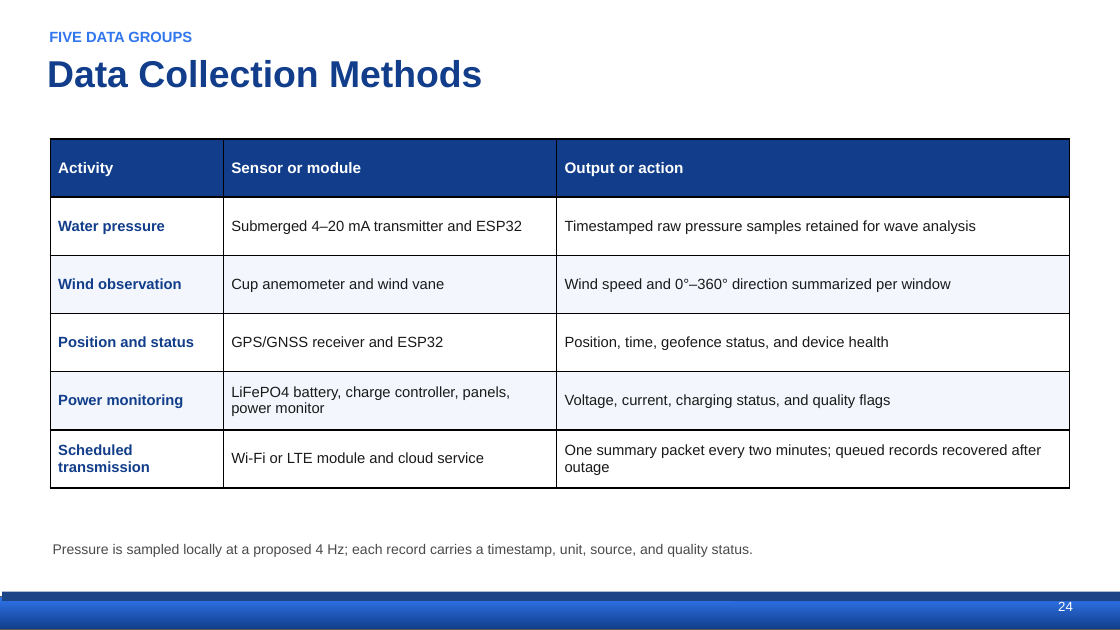
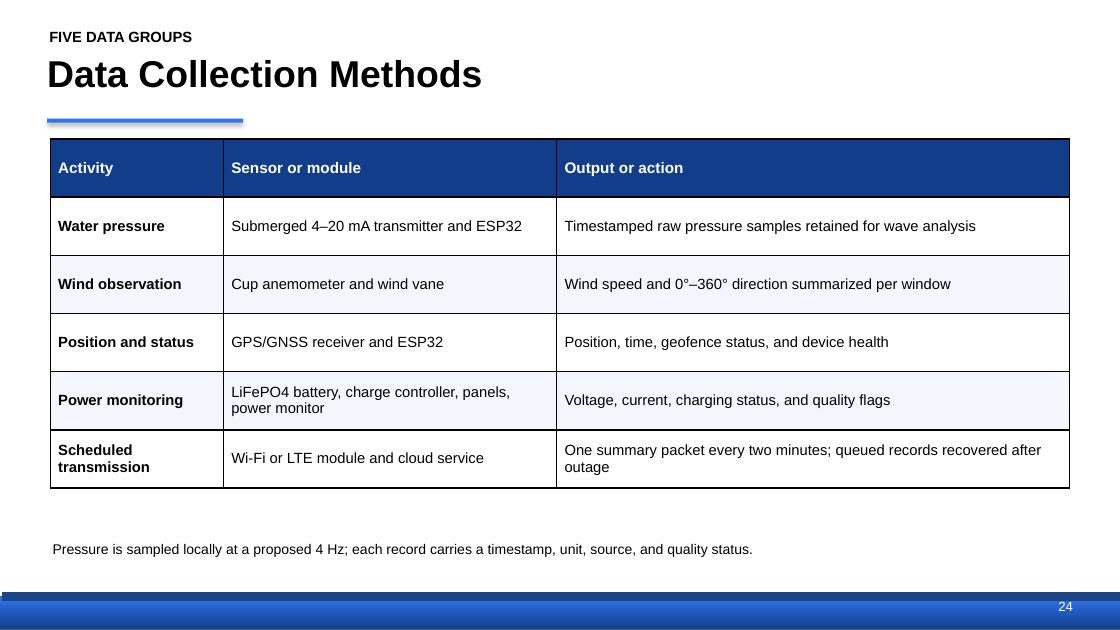
Before and after one commit to Ruzz-1010/Project-FALCON-01, a slide deck: slide 24 of THESIS DOCUMENTATION/FALCON_Proposal_Defense.pptx (slide 23 before the commit). Drawn at 1120x630 pixels with LibreOffice and Linux fonts; fonts in the diff are those of the drawing. Boxes give left, top, right and bottom in pixels: in the first picture for what was removed or moved away, otherwise in the second. Text is boxed around its words. In the diff, an @@ line names an element or a change of style, - is before the commit and + after.

Commit message:
docs: set proposal defense deck text to black

```diff
--- a/THESIS DOCUMENTATION/FALCON_Proposal_Defense.pptx
+++ b/THESIS DOCUMENTATION/FALCON_Proposal_Defense.pptx
@@ text "FIVE DATA GROUPS" at box(49, 31, 192, 42): text colour #3176EE to #000000 @@
@@ title "Data Collection Methods" at box(47, 60, 482, 88): text colour #113D8A to #000000 @@
@@ rectangle added at box(47, 119, 243, 123), fill #3176EE @@
@@ table at box(50, 139, 1071, 488) @@
@@ text colour #113D8A to #000000 in "Water pressure", "Wind observation", "Position and status", "Power monitoring" and 1 more places @@
@@ text colour #1A1A1A to #000000 in "Submerged 4–20 mA transmitter and ESP32", "Timestamped raw pressure samples retained for wave ...", "Cup anemometer and wind vane", "Wind speed and 0°–360° direction summarized per ..." and 6 more places @@
@@ borders changed @@
@@ text "Pressure is sampled locally at ..." at box(53, 544, 753, 557): text colour #4A4A4A to #000000 @@
```
Also in this commit, not shown: 34 other slides changed, 1 slide added.
